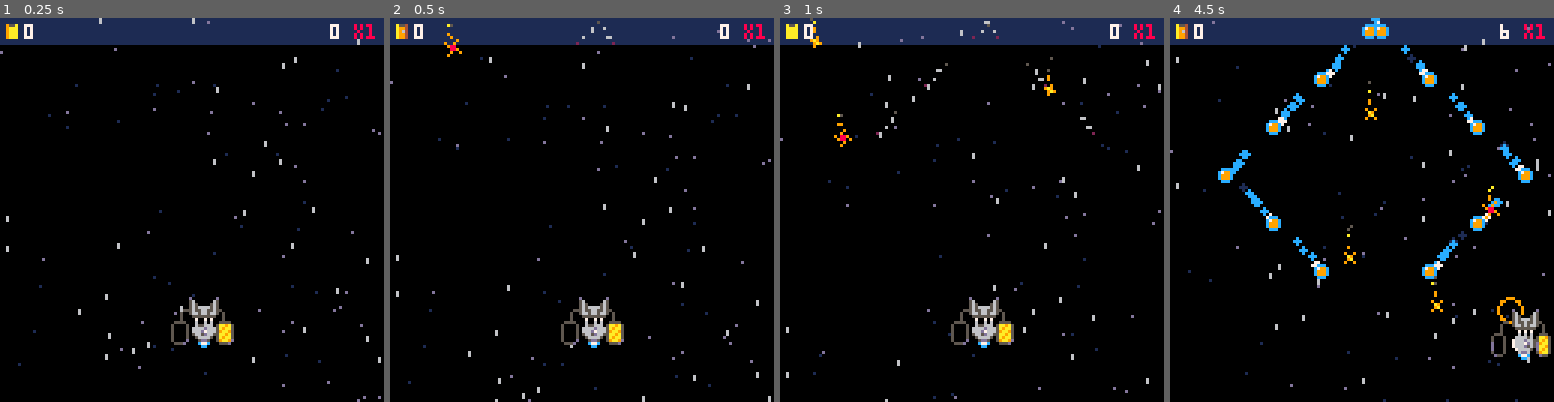
Above: before the commit, frames 1-4 (left to right).
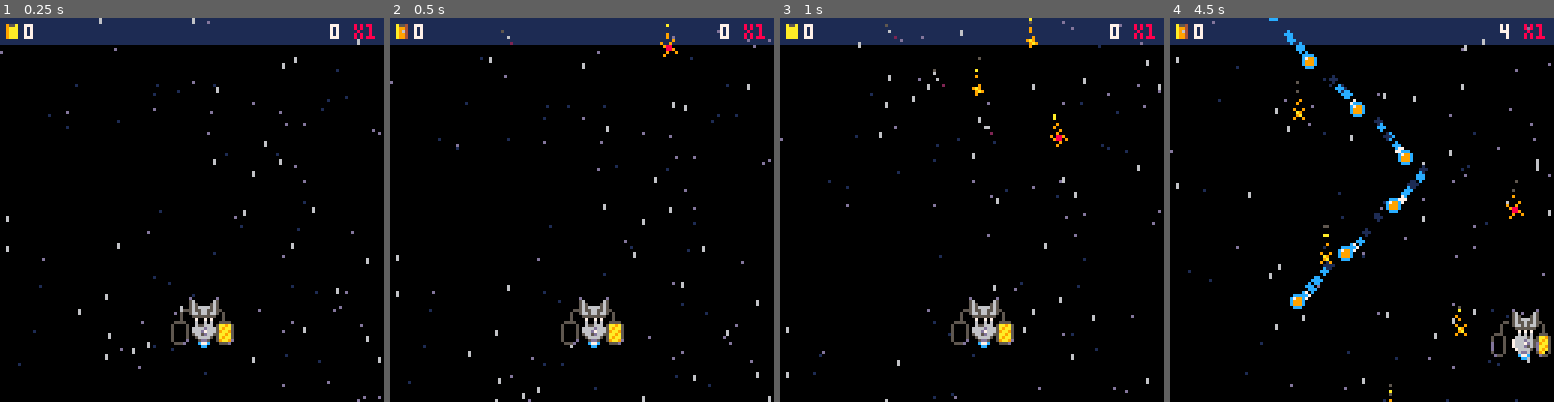
Above: after the commit, the same moments.

Repository: jacobneal65/drop-p8
Game: PICO-8 cartridge drop.p8
Two runs of this game, one before a commit and one after it. Both use one fixed random seed, a clock stepped at 60 frames per second and the inputs below.
Inputs:
- Up to frame 1 (0.25 s): no input
- Up to frame 2 (0.5 s): no input
- Up to frame 3 (1 s): no input
- Up to frame 4 (4.5 s): hold Right 1.6-2.1 s; hold Up 2.15-2.42 s; hold Right 2.47-3.03 s; hold Left 3.08-3.58 s; hold Down 3.63-3.97 s; hold Right from 4.02 s (still down)

Frame 1 is identical in both runs. In frame 2, 0.3% of the frame differs, in the area x 14-75%, y 0-11%; in frame 3, 0.7%; in frame 4, 5.5%, in the area x 12-99%, y 0-100%.

Commit message:
editing blue and red tank animations

Diff:
--- a/drop.p8
+++ b/drop.p8
@@ -7,8 +7,8 @@
 --by olivander65
 function _init()
 	--music(1)
-	level=2
-	wave=3
+	level=1
+	wave=1
 	t=0
 	debug={""}
 	effects={}
@@ -39,16 +39,21 @@
 		{{0,8,64},{1,64,120},{0,8,64},{1,64,120},{0,8,64},{1,64,120},{0,8,64}},
 		{{2,64,64},{3,0,10},{4,48,80},{5,64,64,{64,-10,-40,32,64,140}},{5,64,64,{64,-10,168,32,64,140}}},
 
-
 	}
 
-	total_blue=0
-
+	t_blue=0--tank blue
 	points=0--points
 	b_points=0--blue points
 	b_amnt=0--#blue in wave
-
-	fuel=120--yellow points
+	fr_ani=false
+	fr_spr=36
+	fr_tmr=0
+
+
+	fuel=120--red tank
+	fl_ani=false
+	fl_spr=52
+	fl_tmr=0
 	mult=1
 	mult_up=0
 	combo=0
@@ -173,7 +178,7 @@
 end
 
 function drw_player()
-	--inner tank
+	--red tank
  tank=flr(min(fuel,100)/100*24)
  ty=0
 	for i=1,tank do
@@ -185,16 +190,29 @@
 		pset(p_x+8+_i,p_y+ty+1,_clr)
 	end
 
+	--blue tank
+	blue_tnk=flr(min(b_points,t_blue)/t_blue*24)
+ ty=0
+	for i=1,blue_tnk do
+		local _i=(i-1)%4+1
+		if _i==1 then--newline
+			ty+=1
+		end
+		--clrs = 3 and 12
+		local _clr = min(1,i%3)*9+3
+		pset(p_x-7+_i,p_y+ty+1,_clr)
+	end
+
 	--player
  local t_px=flr(p_x)
  local t_py=flr(p_y)
 	spr(p_spr,p_x,p_y,1,1,p_flp)
-	--storage_l
+	--red tank
 	spr(s_spr,p_x+7,p_y+1,1,1)
-	spr(52,p_x+7,p_y-7,1,1)
-	--storage_r
+	spr(fl_spr,p_x+7,p_y-7,1,1)
+	--blue tank
 	spr(s_spr,p_x-8,p_y+1,1,1)
-	spr(52,p_x-8,p_y-7,1,1,true)
+	spr(fr_spr,p_x-8,p_y-7,1,1)
 
 	--catching bucket
 	spr(b_spr,p_x-4,p_y-8,2,1,p_flp)
@@ -234,7 +252,7 @@
 	--fruitlet
 	for fl in all(fruitlet) do
 		local fls={11,12,13}
-		if (fl.sz>2) fls={44,45,46,47}
+		if (fl.sz>1) fls={44,45,46,47}
 		spr(get_frame(fls,2),fl.x,fl.y)
 		fire(fl.x+3,fl.y+3,0,-1,1,2,f1c)
 	end
@@ -249,16 +267,17 @@
 
 	--calculate total blue points
 	local wvs = levels[level]
-	total_blue=0
-	for wv in all(waves) do
+	t_blue=0
+	for wv in all(wvs) do
 		local amt,_typ=10,wv[1]
 		if _typ==4 then
 			amt=5
 		elseif _typ==5 then
 			amt=20
 		end
-		total_blue+=amnt
-	end
+		t_blue+=amt
+	end
+
 --	if level==1 then
 --		fill_fruit(64,2,10,0)--zig
 --	elseif level==2 then
@@ -403,7 +422,11 @@
 					mult_up=0
 					mult+=1
 				end
-				combo+=1*mult
+				combo+=5
+				b_points+=1
+
+				fr_ani,fr_tmr=true,0
+				fr_spr=32
 
 				if mult >4 then
 					mult_sfx=7
@@ -417,6 +440,16 @@
 				sfx(mult_sfx)
 			end
 
+			--tank animation
+			if fr_ani then
+				fr_tmr+=1
+				if fr_tmr>=8 then
+					fr_spr=min(fr_spr+1,36)
+					fr_tmr=0
+					if (fr_spr==36) fr_ani=false
+				end
+			end
+
 			--fruit survived
 			if fruit.y>t_ybnd
 			or fruit.y<=t_uybnd
@@ -424,12 +457,14 @@
 				del(fruits,fruit)
 			end
 		end
+
 		--got all fruit
 		if #fruits==0 then
+			fr_spr=36
 			wave+=1
 			if wave > #levels[level] then
-				wave = 1
-				level += 1
+				wave=1
+				level+=1
 			end
 			if level < #levels+1 then
 				fill_fruit_wave()
@@ -551,12 +586,12 @@
 
 function generate_fruitlet(i)
 	local fl={
- 		x=rnd(112)+8,
+ 		x=rnd(96)+16,
  		y=-10,
  		tmr=0,
  		dly=8*i,--delay
  		spd=2,--f_rnd(2)+1,
- 		sz=f_rnd(2)*4+1--1 or 5
+ 		sz=f_rnd(2)+1--1 or 2
  }
  add(fruitlet,fl)
 end
@@ -570,14 +605,25 @@
 		end
 			--fruit captured
 		if bucket_collides(fl) then
-			combo+=fl.sz*mult
+			combo+=fl.sz
 			fuel = min(fuel+fl.sz*4,120)
 			shwave(fl.x+3,fl.y+3,1,3,shwv_clrs)
-
+			fl_ani,fl_tmr=true,0
+			fl_spr=48
 			del(fruitlet,fl)
 			generate_fruitlet(1)
 			tf_tmr=0
 			sfx(9)
+		end
+
+		--fl tank animation
+		if fl_ani then
+			fl_tmr+=1
+			if fl_tmr>=8 then
+				fl_spr=min(fl_spr+1,52)
+				fl_tmr=0
+				if (fl_spr==52) fl_ani=false
+			end
 		end
 
 		--fruit survived
@@ -839,22 +885,22 @@
 0000000000056556556500000500005005000d000d000500009999000049990000499a000049aa00009aaa0000aaaa0000aaa90000aa940000a9940000999400
 000000000005665656650000050000d00500050005000500009999000049990000499a000049aa00009aaa0000aaaa0000aaa90000aa940000a9940000999400
 00000000000055555550000000555d000055d00000d5500000000000000000000000000000000000000000000000000000000000000000000000000000000000
-000000000c0000c00c000c0000000000000000000000000000022000000220000000000000000000000000000000000000000000000000000000000000000000
-000000000c0000c00c000c0000000000000000000000000000288200002882000000000000000000000000000000000000000900009000000009000000009000
-000000000c0000c00c000c0000000000000000000000000000288200002882000000000000000000000044444444000009009000000900900009000000090000
-000000000c0000c00c000c0000000000000000000000000002e88e2000288e2000000000000000000444555cc155444000988000000889000008899009088900
-000000000d0b30d0050b0d000000000000000000000000002e87c8e2027c88200000000000000000455566c7dc16555400088900009880000998800000988090
-00000000035cc530055c530000000000000000000000000028811882021188200000000000000000466666cddc16666400090090090090000000900000009000
-00000000003dd300003d300000000000000000000000000002855820025582200000000000000000466666666666666400900000000009000000900000090000
-00000000030330300503030000000000000000000000000000299200002992000000000000000000544466666666444500000000000000000000000000000000
+00000000000000000000000000000000000000000000000000022000000220000c0000c00c000c00000000000000000000000000000000000000000000000000
+00000000000000000000000000000000000000000000000000288200002882000c0000c00c000c00000000000000000000000900009000000009000000009000
+00000000000000000000000000000000000000000000000000288200002882000c0000c00c000c00000044444444000009009000000900900009000000090000
+00000000000000000000000000000000000000000000000002e88e2000288e200c0000c00c000c000444555cc155444000988000000889000008899009088900
+00000c3000000350000005500000055000000550000000002e87c8e2027c88200d0b30d0050b0d00455566c7dc16555400088900009880000998800000988090
+000050000000c000000030000000500000005000000000002881188202118820035cc530055c5300466666cddc16666400090090090090000000900000009000
+00005000000050000000c0000000300000005000000000000285582002558220003dd300003d3000466666666666666400900000000009000000900000090000
+0000500000005000000050000000c000000050000000000000299200002992000303303005030300544466666666444500000000000000000000000000000000
 0000000000000000000000000000000000000000000000000d0000d00d000d000000000000000000055544444444555000000000000000000000000000000000
 00000000000000000000000000000000000000000000000005600650056065000000000000000000061055555555006100000000000000000000000000000000
 00000000000000000000000000000000000000000000000006566560055657000000000000000000061000000000006100000000000000000000000000000000
 000000000000000000000000000000000000000000000000006cc600005c70000000000000000000061000000000006100000000000000000000000000000000
-0a90000005a0000005500000055000000550000000000000005dd500055d75000000000000000000061000000000006100000000000000000000000000000000
-0005000000090000000a000000050000000500000000000055566555556665550000000000000000061000000000006100000000000000000000000000000000
-000500000005000000090000000a0000000500000000000006566560065656000000000000000000006610000000661000000000000000000000000000000000
-00050000000500000005000000090000000500000000000005422450054225000000000000000000000000000000000000000000000000000000000000000000
+09a000000590000005500000055000000550000000000000005dd500055d75000000000000000000061000000000006100000000000000000000000000000000
+00050000000a00000009000000050000000500000000000055566555556665550000000000000000061000000000006100000000000000000000000000000000
+0005000000050000000a000000090000000500000000000006566560065656000000000000000000006610000000661000000000000000000000000000000000
+000500000005000000050000000a0000000500000000000005422450054225000000000000000000000000000000000000000000000000000000000000000000
 00000000000000000000000000000000000000000000000000000000000000000000000000000000000000000000000000000000000000000000000000000000
 0088880000cccc0000aaaa0000bbbb0000eeee000099990000000000000000000000000000000000000000000000000000000000000000000000000000000000
 02000880010cc0c009aa00a0030bbbb0020e0ee00400099000000000000000000000000000000000000000000000000000000000000000000000000000000000
Not shown, changed: sheet drop.xlsx
